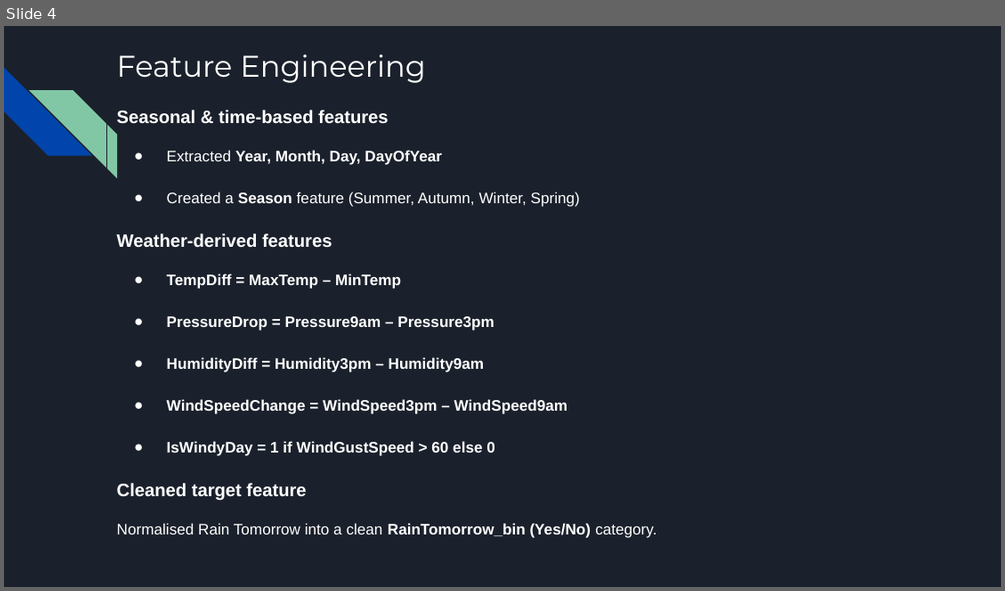
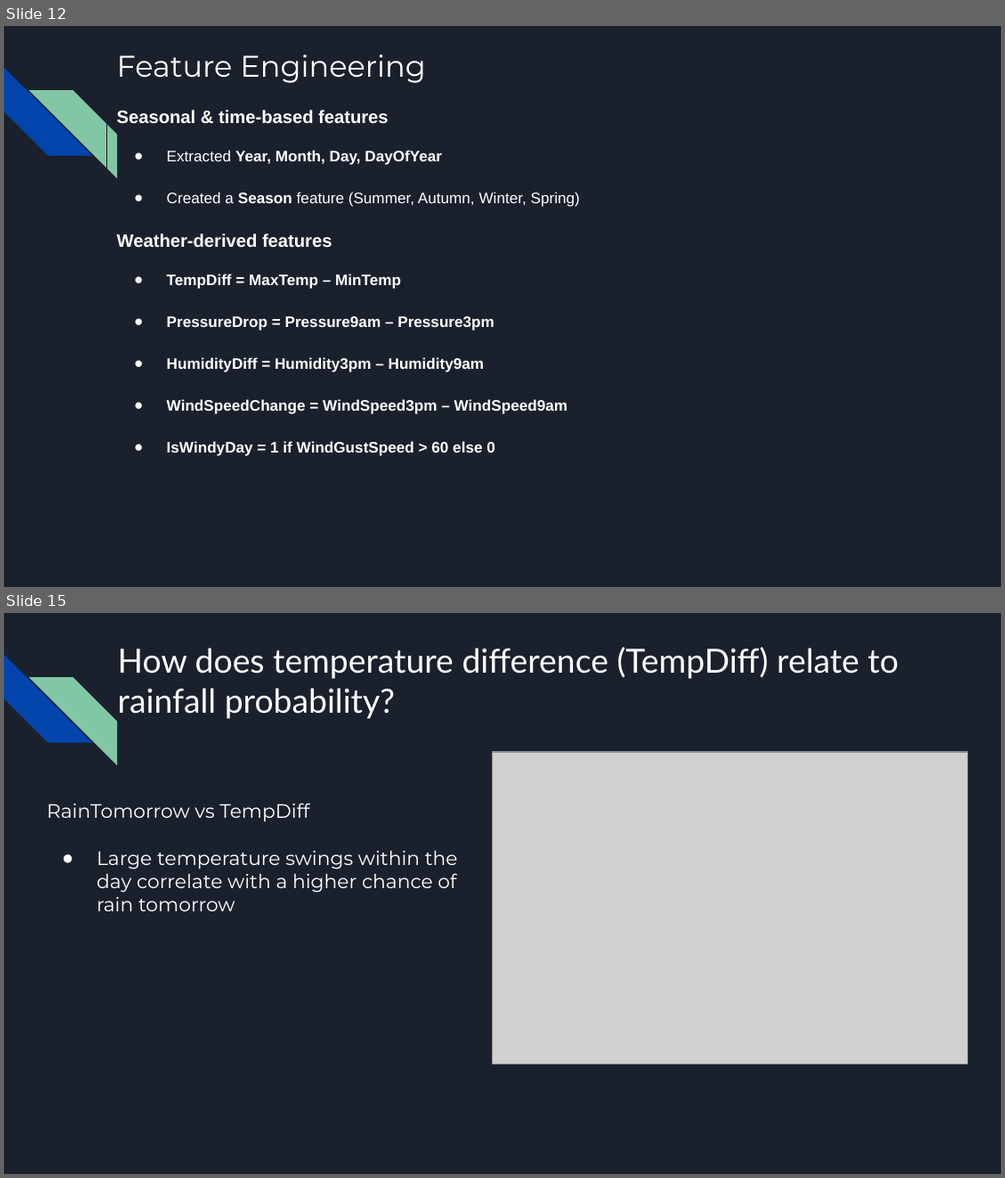
Before and after one commit to OmarEssam-20/weather-aus, a slide deck: WeatherAUS.pptx. Shown one above the other, each under a label of ours: slide 4 before the commit, slides 12 and 15 after it; the slides between them are not shown. The pictures are 1005x591 and 1005x1178 pixels, drawn with LibreOffice and Linux fonts; fonts in the diff are those of the drawing; grey boxes stand for pictures. Boxes give left, top, right and bottom in pixels: in the first picture for what was removed or moved away, otherwise in the second. Text is boxed around its words. In the diff, an @@ line names an element or a change of style, - is before the commit and + after.

```diff
--- a/WeatherAUS.pptx
+++ b/WeatherAUS.pptx
@@ slide 15 added at (4,613,1001,1174), background #1B212C; not listed: 2 template elements that a slide beside it also shows @@
@@ text added at (118,647,898,719), 24 pt, text #FFFFFF @@
+How does temperature difference (TempDiff) relate to rainfall probability?
@@ picture added at (493,752,968,1063) @@
@@ title added at (47,803,458,911), 14 pt, text #FFFFFF @@
+RainTomorrow vs TempDiff
+● Large temperature swings within the day correlate with a higher chance of rain tomorrow
@@ what was slide 4 is now slide 12 @@
@@ slide 12 changed as well @@
@@ text at (117,483,656,538): paragraphs removed @@
-Cleaned target feature
-Normalised Rain Tomorrow into a clean RainTomorrow_bin (Yes/No) category.
```
Also in this commit, not shown: 2 other slides changed, 24 other slides added, 3 slides removed.
